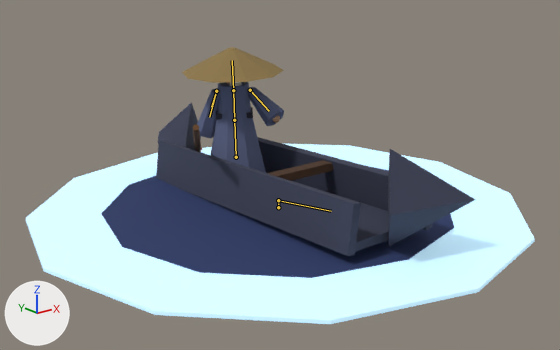
A saved change to the glTF model assets3d/boss/boss_naru.glb.
Both versions are drawn from a 50 mm camera at (-5.79, -7.26, 3.34) aimed at (-0.09, -0.14, 0.49). Lighting does not change. The marker at lower left points along +X, +Y and +Z. The older version comes first. Both versions are drawn at frame 14 of the action 'Windup'; the numbers are the values there. The bones that bend it are drawn over the model as lines.

In view in the first picture: 'boss_naru_part0', 'boss_naru_part1', 'boss_naru_part11', 'boss_naru_part3', 'boss_naru_part4', 'boss_naru_part5', 'boss_naru_part6', 'boss_naru_part7', 'boss_naru_part8', 'boss_naru_part9'.
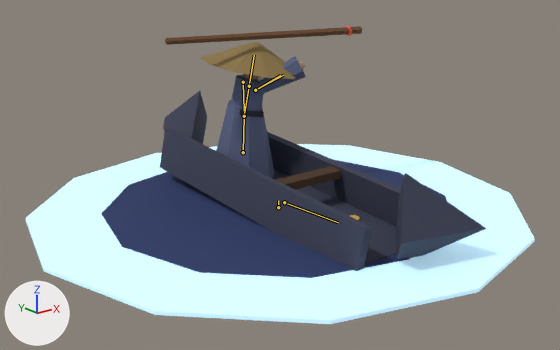
Edits to the bpy script that builds the scene:
```text
Change bone_boat:
    where bone_boat = bpy.data.objects['Armature'].pose.bones['Boat']  # child of 'Root'
    bone_boat.location: (0.0, 0.0, 0.0) -> (0.0, 0.119, 0.012)
    bone_boat.rotation_quaternion: (1.0, -0.019, 0.0, 0.0) -> (0.999, 0.035, 0.0, 0.0)  # degrees (-2, 0, 0) -> degrees (4, 0, 0)
Change bone_hips:
    where bone_hips = bpy.data.objects['Armature'].pose.bones['Hips']  # child of 'Boat'
    bone_hips.rotation_quaternion: (0.996, 0.0, -0.089, 0.0) -> (0.985, 0.0, 0.174, 0.0)  # degrees (0, -10, 0) -> degrees (0, 20, 0)
Change bone_chest:
    where bone_chest = bpy.data.objects['Armature'].pose.bones['Chest']  # child of 'Hips'
    bone_chest.rotation_quaternion: (0.974, 0.036, -0.222, 0.008) -> (0.885, 0.062, 0.461, -0.032)  # degrees (4, -26, 0) -> degrees (8, 55, 0)
Change bone_head:
    where bone_head = bpy.data.objects['Armature'].pose.bones['Head']  # child of 'Chest'
    bone_head.rotation_quaternion: (0.992, 0.0, 0.127, 0.0) -> (0.976, 0.0, -0.216, 0.0)  # degrees (0, 15, 0) -> degrees (0, -25, 0)
Change bone_upperarm_l:
    where bone_upperarm_l = bpy.data.objects['Armature'].pose.bones['UpperArm.L']  # child of 'Chest'
    bone_upperarm_l.rotation_quaternion: (0.979, -0.048, 0.03, -0.194) -> (0.981, -0.006, -0.02, 0.193)  # degrees (-6, 2, -22) -> degrees (-1, -2, 22)
Change bone_upperarm_r:
    where bone_upperarm_r = bpy.data.objects['Armature'].pose.bones['UpperArm.R']  # child of 'Chest'
    bone_upperarm_r.rotation_quaternion: (0.826, 0.353, -0.16, -0.41) -> (0.793, -0.381, 0.172, 0.442)  # degrees (46, 1, -52) -> degrees (-35, 38, 46)
Change bone_pole:
    where bone_pole = bpy.data.objects['Armature'].pose.bones['Pole']  # child of 'UpperArm.R'
    bone_pole.rotation_quaternion: (0.993, 0.108, 0.039, -0.001) -> (0.973, -0.148, -0.149, -0.1)  # degrees (12, 4, 0) -> degrees (-16, -19, -9)
```

What differs and where, as boxes (x1, y1, x2, y2) in the pictures (560 x 350 px):
'boss_naru_part0', posed (17% taller)
    before: (156, 102, 475, 256)
    after: (160, 91, 486, 271)
'boss_naru_part5', posed
    before: (197, 82, 284, 173)
    after: (216, 56, 306, 178)
'boss_naru_part8', posed
    before: (182, 47, 284, 83)
    after: (201, 42, 298, 79)
'boss_naru_part11', posed
    before: (193, 124, 201, 152)
    after: (165, 26, 362, 45)
'boss_naru_part1', posed (14% taller)
    before: (267, 160, 333, 181)
    after: (276, 166, 342, 190)
'boss_naru_part6', posed
    before: (216, 107, 253, 119)
    after: (239, 109, 264, 117)
'boss_naru_part7', posed
    before: (226, 82, 280, 123)
    after: (243, 62, 305, 80)
'boss_naru_part9', posed (mostly hidden)
    before: (230, 82, 241, 86)
    after: (258, 76, 262, 81)
'boss_naru_part12', posed (not visible before)
    after: (345, 26, 352, 36)
bone 'Boat', root to tip
    before: (278, 200) to (331, 211)
    after: (284, 202) to (338, 222)
bone 'Hips', root to tip
    before: (236, 157) to (234, 120)
    after: (243, 152) to (244, 116)
bone 'Chest', root to tip
    before: (234, 120) to (233, 90)
    after: (244, 116) to (249, 86)
bone 'Head', root to tip
    before: (233, 90) to (232, 60)
    after: (249, 86) to (254, 55)
bone 'UpperArm.L', root to tip
    before: (250, 90) to (269, 111)
    after: (243, 82) to (244, 111)
bone 'UpperArm.R', root to tip
    before: (216, 91) to (209, 117)
    after: (255, 90) to (283, 75)
bone 'Pole', root to tip
    before: (216, 91) to (211, 106)
    after: (255, 90) to (280, 75)
